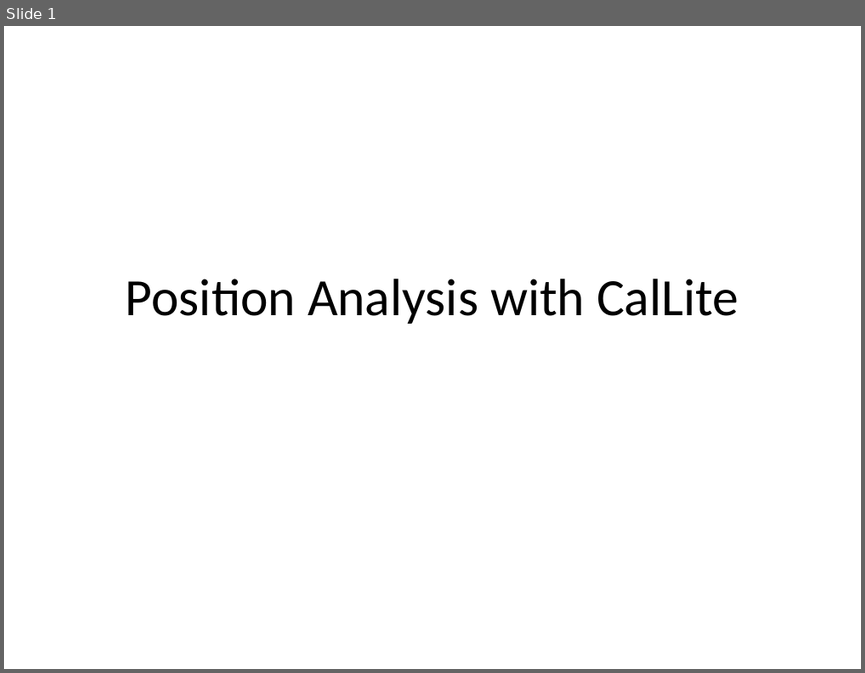
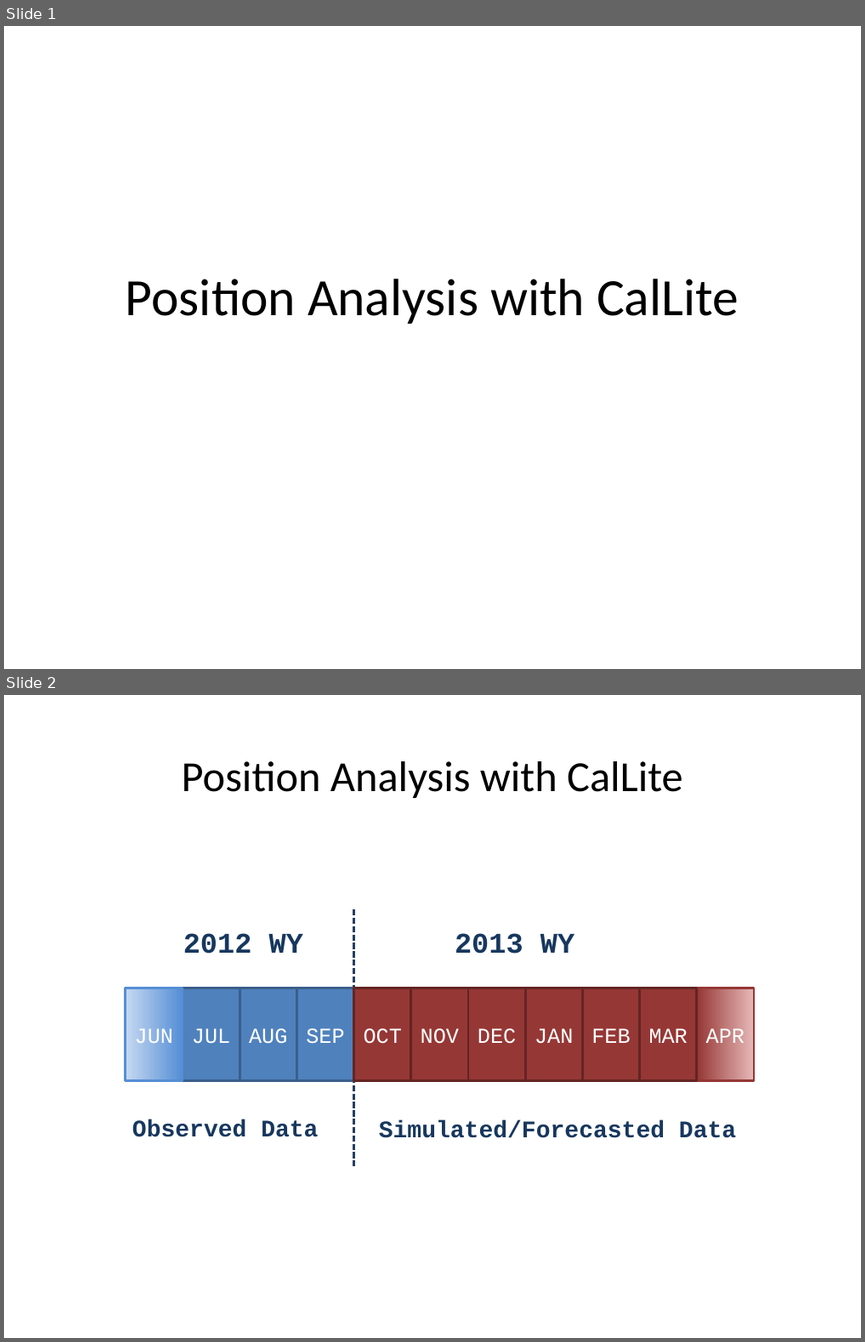
Before and after one commit to CentralValleyModeling/wrims, a slide deck: wrims2_vscript/doc/Position Analysis with CalLite.pptx. Shown one above the other, each under a label of ours: slide 1 before the commit, slides 1 and 2 after it. The pictures are 865x673 and 865x1342 pixels, drawn with LibreOffice and Linux fonts; fonts in the diff are those of the drawing. Boxes give left, top, right and bottom in pixels: in the first picture for what was removed or moved away, otherwise in the second. Text is boxed around its words. In the diff, an @@ line names an element or a change of style, - is before the commit and + after.

```diff
--- a/wrims2_vscript/doc/Position Analysis with CalLite.pptx
+++ b/wrims2_vscript/doc/Position Analysis with CalLite.pptx
@@ slide 2 added at (4, 695, 861, 1338), background #FFFFFF @@
@@ title added at (182, 761, 683, 798), 36 pt, text #000000 @@
+Position Analysis with CalLite
@@ group added at (126, 909, 754, 1166): 11 rectangles, 4 texts, 1 line @@
+SEP
+AUG
+JUL
+JUN
+OCT
+NOV
+DEC
+JAN
+FEB
+APR
+2012 WY
+2013 WY
+Observed Data
+Simulated/Forecasted Data
+MAR
```
Also in this commit, not shown: 1 other slide added, 1 slide removed.
